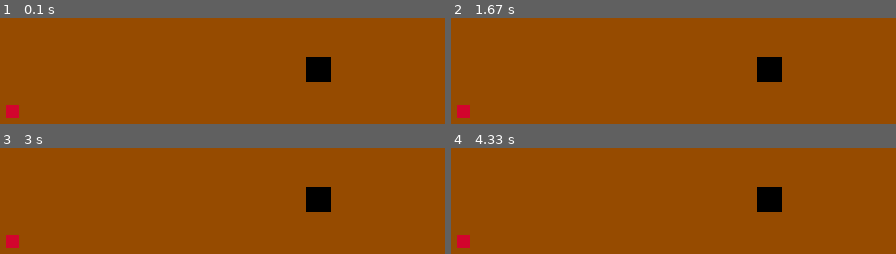
Above: before the commit, frames 1-4 (two rows, left to right).
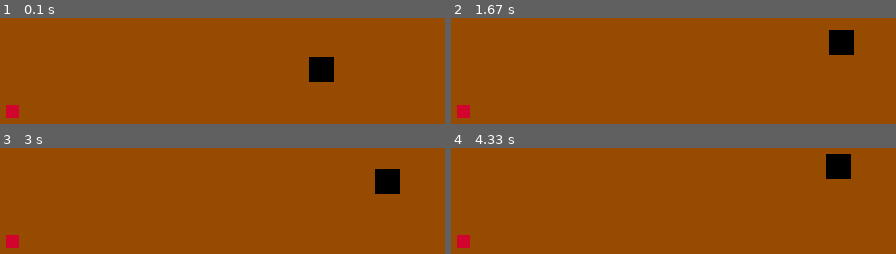
Above: after the commit, the same moments.

Repository: lk4017/Kaca_pygame
Game: pygame game, started from Snake_pygame.py
Same seed, same stepped clock (60 frames per second), same inputs: the game is played once before the commit and once after it.
Inputs:
- Up to frame 1 (0.1 s): no input
- Up to frame 2 (1.67 s): tap Enter at 0.33 s; hold D 0.67-1.13 s; hold W 1.17-1.63 s
- Up to frame 3 (3 s): hold D 1.67-2.13 s; hold A 2.17-2.7 s; hold S from 2.73 s (still down)
- Up to frame 4 (4.33 s): release S at 3.03 s; hold A 3.07-3.47 s; hold W 3.5-3.87 s; hold D from 3.9 s (still down)

The runs differ from the first frame. In frame 1, 0.3% of the frame differs, in the area x 68-76%, y 36-61%; in frame 2, 2.6%, in the area x 68-91%, y 11-61%; in frame 3, 2.6%; in frame 4, 2.6%.

Commit message:
zacetno premikanje kace

Diff:
--- a/Snake_pygame.py
+++ b/Snake_pygame.py
@@ -18,9 +18,15 @@
 jabolko = pygame.Rect(random.randint(50, 750), random.randint(50, 550), 13, 13)
 
 barve = [(0, 0, 0),(0, 128, 0), (210, 4, 45)]
+hitrost = (3, 0)
 
 while not exit:
     canvas.fill(color)
+    clock.tick(20)
+    #casova_razlika = clock.tick(60)/100
+
+    glava.x += hitrost[0]
+    glava.y += hitrost[1]
 
 
     pygame.draw.rect(canvas, barve[0] , glava)
@@ -30,4 +36,17 @@
         if event.type == pygame.QUIT:
             exit = True
 
+        if event.type == pygame.KEYDOWN:
+            if event.key == pygame.K_d:
+                hitrost = (3, 0)
+
+            if event.key == pygame.K_a:
+                hitrost = (-3, 0)
+
+            if event.key == pygame.K_w:
+                hitrost = (0, -3)
+
+            if event.key == pygame.K_s:
+                hitrost = (0, 3)
+
     pygame.display.update()
